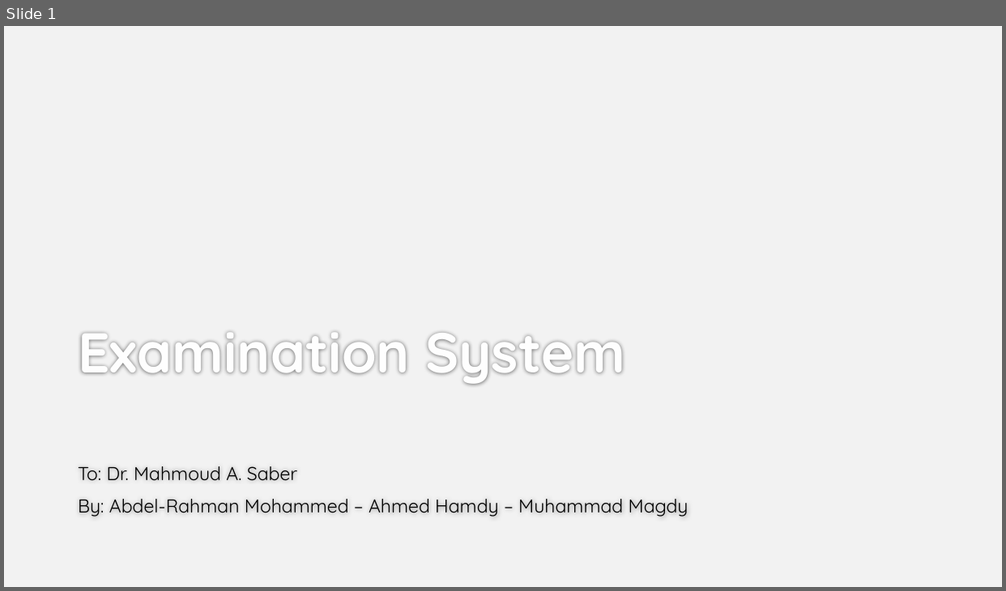
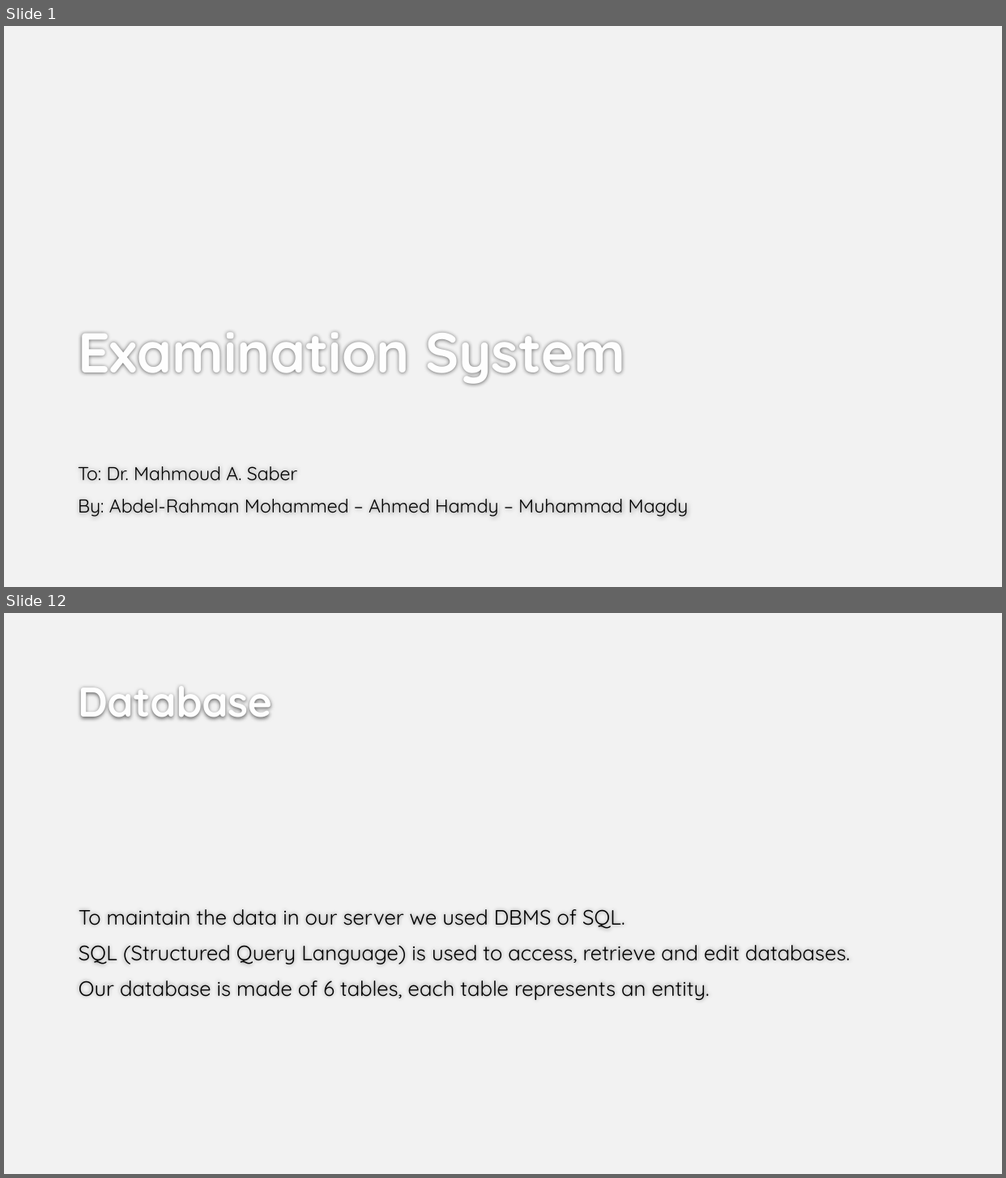
Before and after one commit to Gazouly/Examination.System, a slide deck: Examination System.pptx. Shown one above the other, each under a label of ours: slide 1 before the commit, slides 1 and 12 after it; the slides between them are not shown. The pictures are 1006x591 and 1006x1178 pixels, drawn with LibreOffice and Linux fonts; fonts in the diff are those of the drawing; background and template pictures are left out. Boxes give left, top, right and bottom in pixels: in the first picture for what was removed or moved away, otherwise in the second. Text is boxed around its words. In the diff, an @@ line names an element or a change of style, - is before the commit and + after.

```diff
--- a/Examination System.pptx
+++ b/Examination System.pptx
@@ slide 12 added at <box>4,613,1002,1174</box>, background #F2F2F2 @@
@@ title added at <box>78,688,272,720</box>, 40 pt, text #FEFEFE, bold @@
+Database
@@ text added at <box>79,909,850,1000</box>, 20 pt, text #000000 @@
+To maintain the data in our server we used DBMS of SQL.
+SQL (Structured Query Language) is used to access, retrieve and edit databases.
+Our database is made of 6 tables, each table represents an entity.
```
Also in this commit, not shown: 6 slides changed, 5 other slides added, 1 slide removed.
